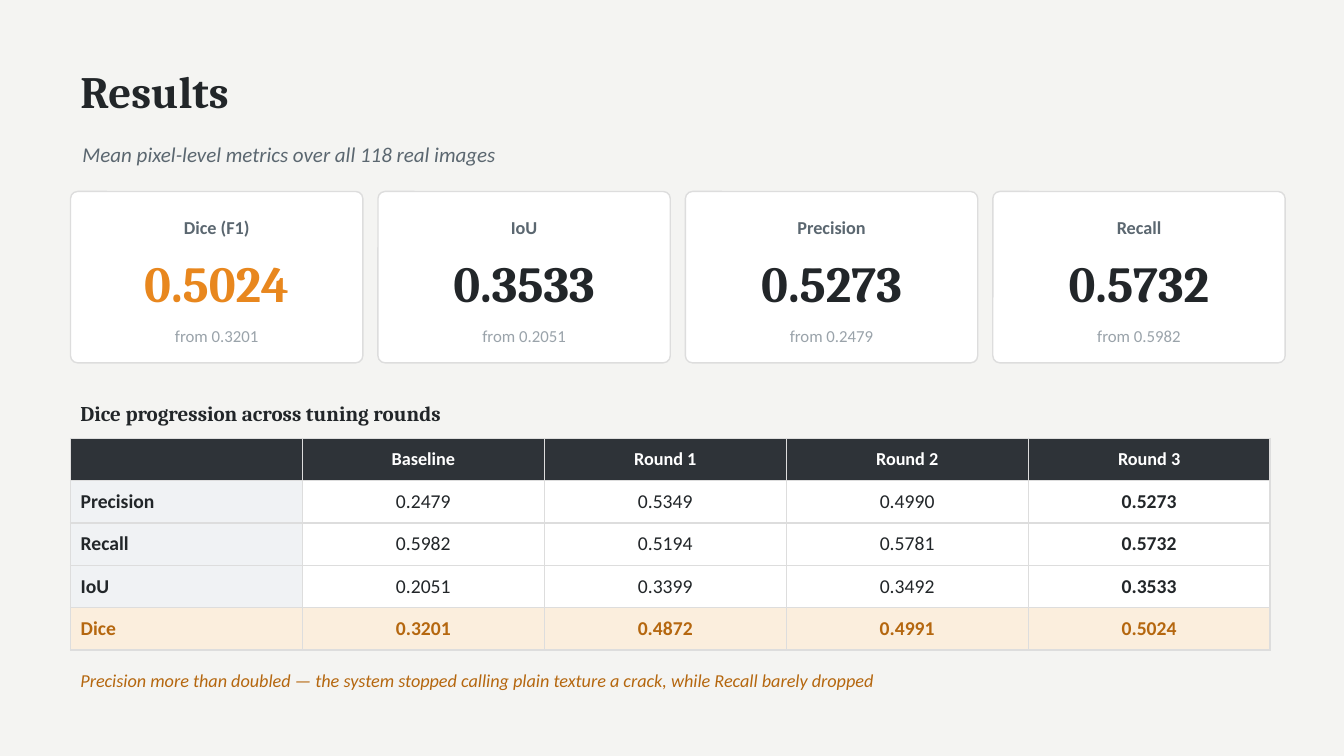
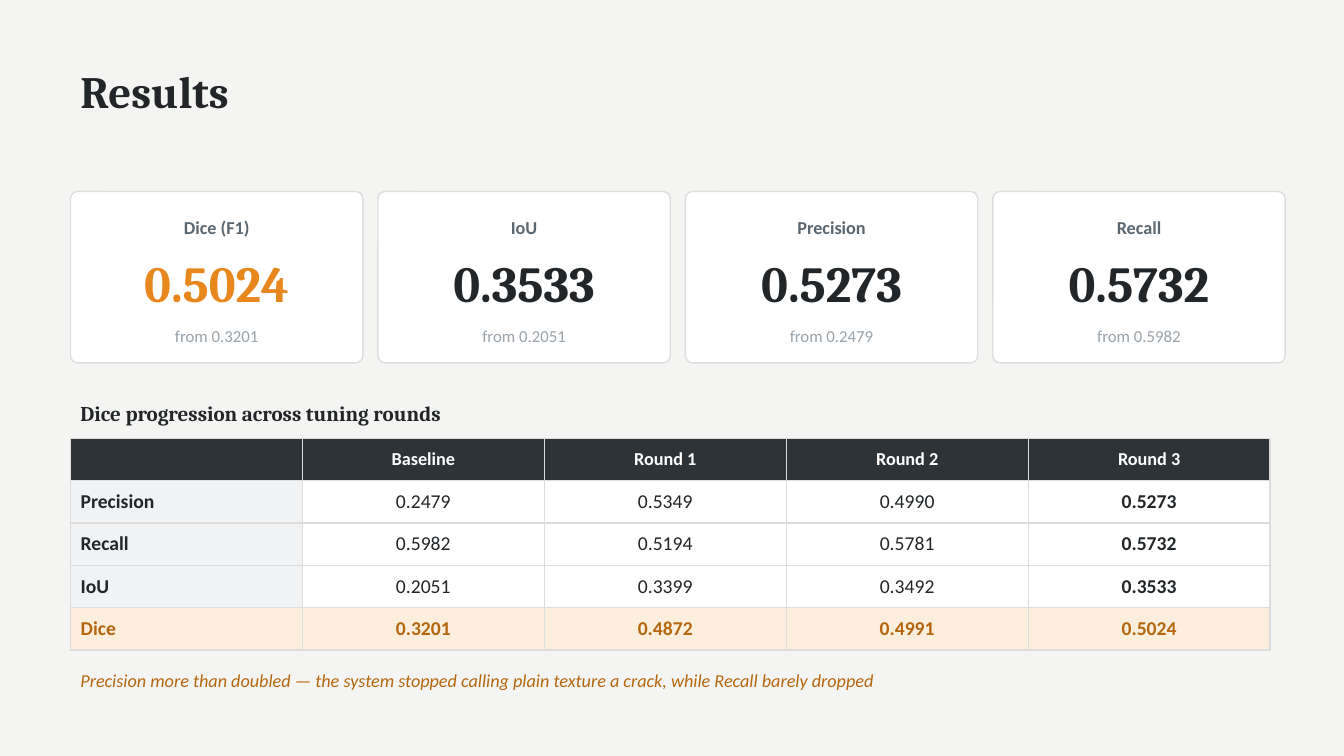
Before and after one commit to petanquex/miniproject-image-processing-concrete-crack-detection, a slide deck: slide 8 of docs/Concrete Crack Detection - Presentation (EN).pptx. Drawn at 1344x756 pixels with LibreOffice and Linux fonts; fonts in the diff are those of the drawing. Boxes give left, top, right and bottom in pixels: in the first picture for what was removed or moved away, otherwise in the second. Text is boxed around its words. In the diff, an @@ line names an element or a change of style, - is before the commit and + after.

```diff
--- a/docs/Concrete Crack Detection - Presentation (EN).pptx
+++ b/docs/Concrete Crack Detection - Presentation (EN).pptx
@@ text removed at <box>82,147,495,166</box> @@
-Mean pixel-level metrics over all 118 real images
```
Also in this commit, not shown: 10 other slides changed, 1 slide added, 1 slide removed, 12 other files.
